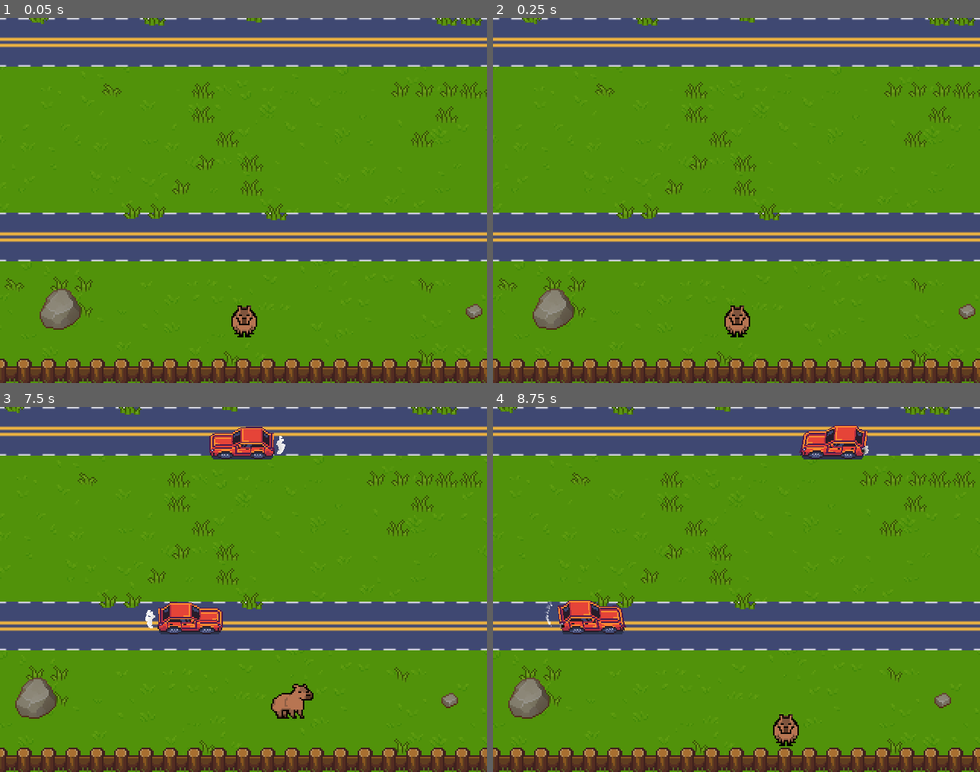
Above: before the commit, frames 1-4 (two rows, left to right).
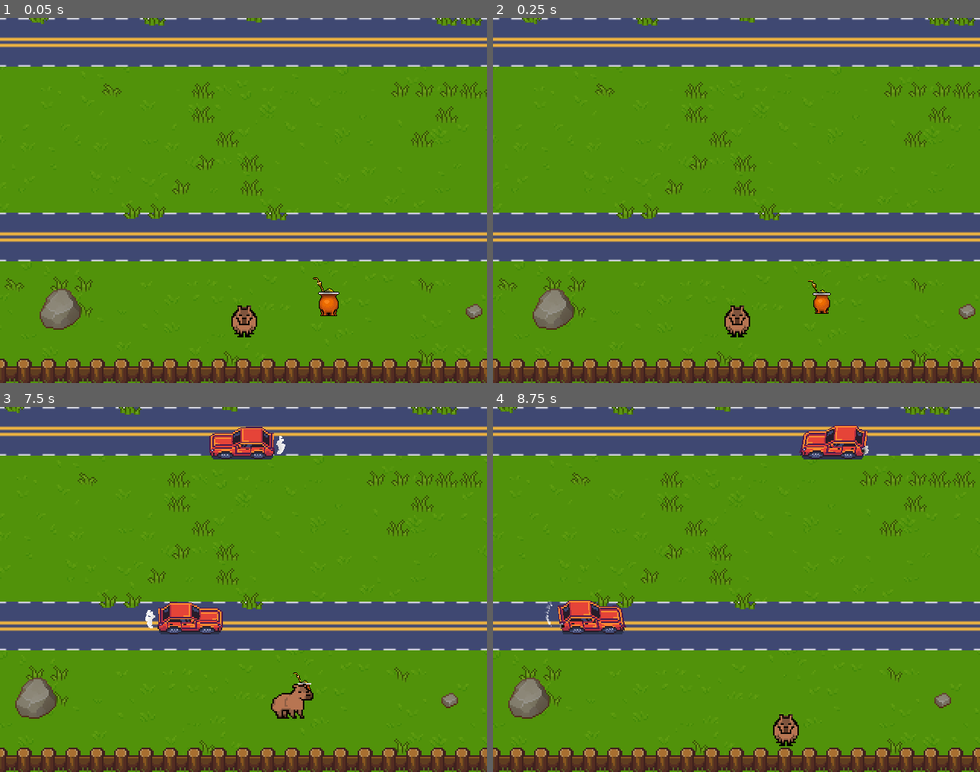
Above: after the commit, the same moments.

Repository: manuelxp95/RoadToCarpincho
Game: Godot game, scene res://game/Levels/LevelSample.tscn
Two runs of this game, one before a commit and one after it. Both use one fixed random seed, a clock stepped at 60 frames per second and the inputs below. Sound files missing from this copy of the repository are replaced by a short silence.
Inputs:
- Up to frame 1 (0.05 s): no input
- Up to frame 2 (0.25 s): no input
- Up to frame 3 (7.5 s): tap Enter at 0.5 s; hold Right (ui_right) 0.53-1.28 s; hold Down (ui_down) 1.28-2.03 s; hold Right (ui_right) 2.03-2.78 s; hold Up (ui_up) 2.78-3.53 s; hold Left (ui_left) 3.53-5.03 s; hold Down (ui_down) 5.03-5.78 s; hold Right (ui_right) 5.78-6.53 s; hold Up (ui_up) 6.53-7.28 s; hold Right (ui_right) from 7.28 s (still down)
- Up to frame 4 (8.75 s): release Right (ui_right) at 8.03 s; hold Down (ui_down) from 8.03 s (still down)

The runs differ from the first frame. In frame 1, 0.3% of the frame differs, in the area x 64-70%, y 71-82%; in frame 2, 0.2%; in frame 3, less than 0.1%; in frame 4, nothing differs.

Commit message:
add sprite mate

Diff:
--- a/default_bus_layout.tres
+++ b/default_bus_layout.tres
@@ -7,3 +7,9 @@
 bus/1/bypass_fx = false
 bus/1/volume_db = -9.63278
 bus/1/send = "Master"
+bus/2/name = "Effects"
+bus/2/solo = false
+bus/2/mute = false
+bus/2/bypass_fx = false
+bus/2/volume_db = 0.0
+bus/2/send = "Master"
--- a/game/Levels/LevelSample.tscn
+++ b/game/Levels/LevelSample.tscn
@@ -7,6 +7,7 @@
 [ext_resource path="res://resources/fences/Wooden fence/Wooden-fence-2.png" type="Texture" id=5]
 [ext_resource path="res://resources/grass/TX-Plant.png" type="Texture" id=6]
 [ext_resource path="res://resources/stones/TX Props.png" type="Texture" id=7]
+[ext_resource path="res://game/powerups/MatePowerUp.tscn" type="PackedScene" id=8]
 
 [sub_resource type="ConvexPolygonShape2D" id=1]
 points = PoolVector2Array( 32, 17, 0, 17, 0, 0, 32, 0 )
@@ -246,3 +247,6 @@
 
 [node name="Respawn" type="Position2D" parent="."]
 position = Vector2( 312, 440 )
+
+[node name="MatePowerUp" parent="." instance=ExtResource( 8 )]
+position = Vector2( 384, 504 )
--- /dev/null
+++ b/game/powerups/MatePowerUp.gd
@@ -0,0 +1,6 @@
+extends Area2D
+
+
+
+func _on_MatePowerUp_body_entered(body):
+	$MateAnimation.play("consume")
--- /dev/null
+++ b/game/powerups/MatePowerUp.tscn
@@ -0,0 +1,107 @@
+[gd_scene load_steps=8 format=2]
+
+[ext_resource path="res://resources/powerup/mate.png" type="Texture" id=1]
+[ext_resource path="res://game/powerups/MatePowerUp.gd" type="Script" id=2]
+[ext_resource path="res://resources/sfx/sound_of_mate.wav" type="AudioStream" id=3]
+
+[sub_resource type="CircleShape2D" id=1]
+radius = 220.735
+
+[sub_resource type="Animation" id=2]
+length = 0.001
+tracks/0/type = "value"
+tracks/0/path = NodePath("Sprite:scale")
+tracks/0/interp = 1
+tracks/0/loop_wrap = true
+tracks/0/imported = false
+tracks/0/enabled = true
+tracks/0/keys = {
+"times": PoolRealArray( 0 ),
+"transitions": PoolRealArray( 1 ),
+"update": 0,
+"values": [ Vector2( 1, 1 ) ]
+}
+
+[sub_resource type="Animation" id=3]
+resource_name = "consume"
+length = 0.6
+tracks/0/type = "value"
+tracks/0/path = NodePath("Sprite:scale")
+tracks/0/interp = 1
+tracks/0/loop_wrap = true
+tracks/0/imported = false
+tracks/0/enabled = true
+tracks/0/keys = {
+"times": PoolRealArray( 0, 0.5 ),
+"transitions": PoolRealArray( 1, 1 ),
+"update": 0,
+"values": [ Vector2( 1, 1 ), Vector2( 0.01, 0.01 ) ]
+}
+tracks/1/type = "method"
+tracks/1/path = NodePath(".")
+tracks/1/interp = 1
+tracks/1/loop_wrap = true
+tracks/1/imported = false
+tracks/1/enabled = true
+tracks/1/keys = {
+"times": PoolRealArray( 0.6 ),
+"transitions": PoolRealArray( 1 ),
+"values": [ {
+"args": [  ],
+"method": "queue_free"
+} ]
+}
+tracks/2/type = "audio"
+tracks/2/path = NodePath("AudioStreamPlayer")
+tracks/2/interp = 1
+tracks/2/loop_wrap = true
+tracks/2/imported = false
+tracks/2/enabled = true
+tracks/2/keys = {
+"clips": [ {
+"end_offset": 0.0,
+"start_offset": 1.6,
+"stream": ExtResource( 3 )
+} ],
+"times": PoolRealArray( 0 )
+}
+
+[sub_resource type="Animation" id=4]
+resource_name = "idle"
+length = 1.5
+loop = true
+tracks/0/type = "value"
+tracks/0/path = NodePath("Sprite:scale")
+tracks/0/interp = 1
+tracks/0/loop_wrap = true
+tracks/0/imported = false
+tracks/0/enabled = true
+tracks/0/keys = {
+"times": PoolRealArray( 0, 0.3, 0.7, 1.1, 1.5 ),
+"transitions": PoolRealArray( 1, 1, 1, 1, 1 ),
+"update": 0,
+"values": [ Vector2( 1, 1 ), Vector2( 0.8, 0.8 ), Vector2( 0.6, 0.6 ), Vector2( 0.8, 0.8 ), Vector2( 1, 1 ) ]
+}
+
+[node name="MatePowerUp" type="Area2D"]
+scale = Vector2( 0.05, 0.05 )
+script = ExtResource( 2 )
+
+[node name="Sprite" type="Sprite" parent="."]
+texture = ExtResource( 1 )
+
+[node name="DetectorMate" type="CollisionShape2D" parent="."]
+position = Vector2( 0, 40 )
+shape = SubResource( 1 )
+
+[node name="MateAnimation" type="AnimationPlayer" parent="."]
+autoplay = "idle"
+anims/RESET = SubResource( 2 )
+anims/consume = SubResource( 3 )
+anims/idle = SubResource( 4 )
+
+[node name="AudioStreamPlayer" type="AudioStreamPlayer" parent="."]
+stream = ExtResource( 3 )
+bus = "Effects"
+
+[connection signal="body_entered" from="." to="." method="_on_MatePowerUp_body_entered"]
Not shown: 1 places in game/Levels/LevelSample.tscn that only renumber resources
Binary file added: resources/powerup/mate.png
Not shown, added: resources/powerup/mate.png.import
Not shown, added: resources/sfx/sound_of_mate.wav.import
Not shown, added: resources/sfx/sound_of_mate.wav
